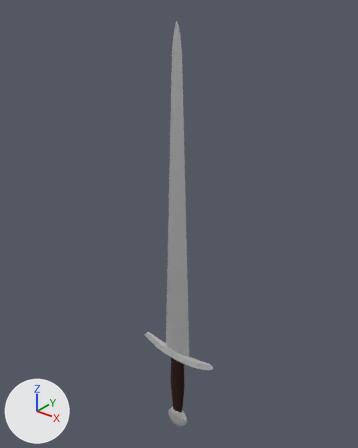
The glTF model DungeonGame/res/item/weapon/shortsword/shortsword.gltf, before and after one commit.
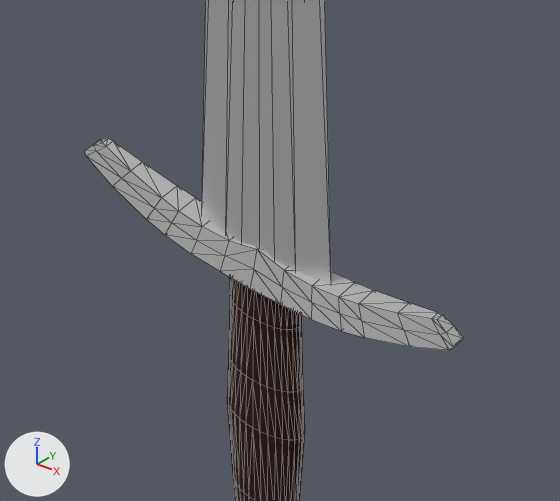
Old and new are each drawn whole from a 50 mm lens placed at (0.476, -0.591, 0.705), pointed at (-0.016, 0.025, 0.323) and again close up on the part from 36% to 64% of the width and 69% to 89% of the height. The lights are fixed; the arrows at lower left show +X, +Y and +Z. The close-ups show mesh edges as thin lines. Vertices at the same position are counted once.
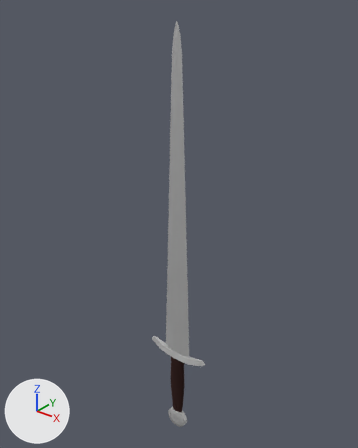
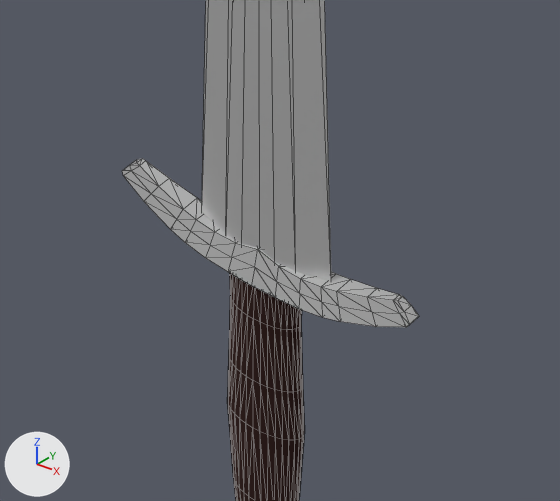
Edits to the bpy script that builds the scene:
```text
Change me_cylinder:
    where me_cylinder.from_pydata(...)  # 502 vertices, 930 faces; spans x -0.083..0.083, y -0.009..0.009, z -0.131..0.657
    used by ob_cylinder; location = (0.0, 0.0, 0.0)
    me_cylinder part 1: the loose piece of 90 vertices spanning x -0.083..0.083, y -0.009..0.009, z 0.05..0.073 is scaled about its middle by (0.781, 0.913, 0.913)
```

Pixel boxes [x1, y1, x2, y2] of what changed, in the close-ups (560 x 501 px; the box of a moved part takes in the faces that stretch with it):
'Cylinder', reshaped
    before: [84, 0, 463, 501]
    after: [122, 0, 419, 501]
part 1 of me_cylinder, moved or reshaped
    before: [84, 138, 463, 350]
    after: [122, 159, 419, 327]
